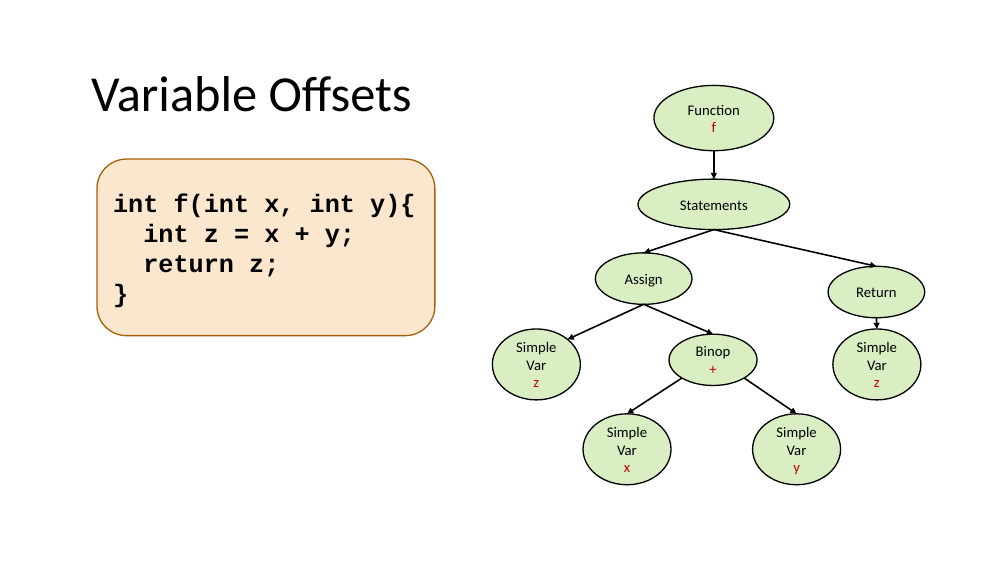
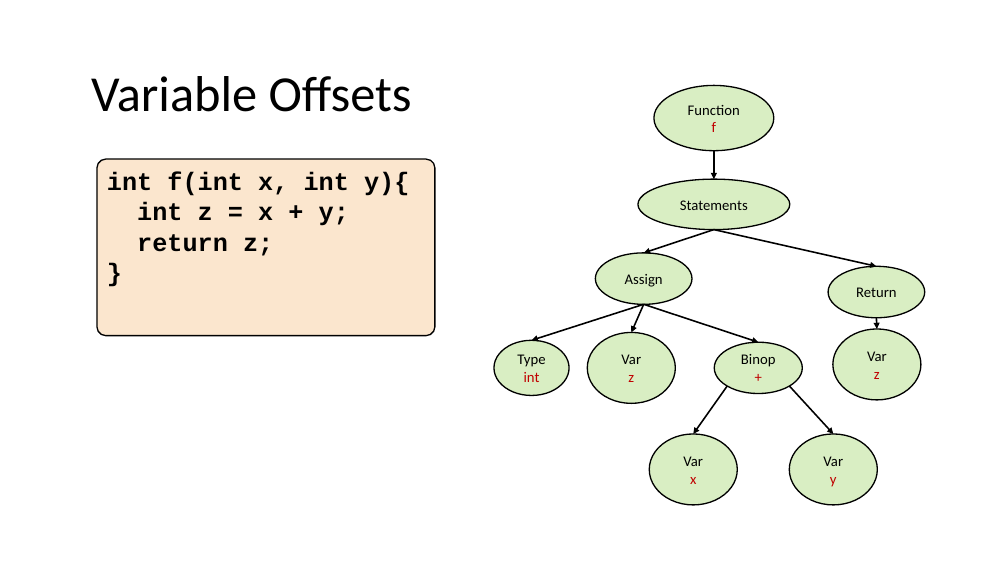
Before and after one commit to nivshani/compilation, a slide deck: slide 165 of slides/semantic.pptx (slide 158 before the commit). Drawn at 1008x567 pixels with LibreOffice and Linux fonts; fonts in the diff are those of the drawing. Boxes give left, top, right and bottom in pixels: in the first picture for what was removed or moved away, otherwise in the second. Text is boxed around its words. In the diff, an @@ line names an element or a change of style, - is before the commit and + after.

```diff
--- a/slides/semantic.pptx
+++ b/slides/semantic.pptx
@@ rounded rectangle "int f(int x, int y){" at (97, 159, 435, 336): vertical alignment middle to top; outline #A9610D 1.25 pt to #000000 1.25 pt; proportions changed @@
@@ arrow moved from (644, 305) - (568, 340) to (644, 305) - (532, 340) @@
@@ arrow added from (644, 305) to (631, 333), #000000 1.5 pt @@
@@ arrow moved from (644, 305) - (713, 334) to (644, 305) - (758, 343) @@
@@ ellipse added at (494, 340, 569, 395), fill #92D050 at 34% opacity, outline #000000 1.25 pt, 14 pt, text #000000 @@
+Type
+int
@@ text in ellipse at (516, 341, 556, 355): paragraph removed @@
-Simple
@@ ellipse "Var": place and size @@
-ellipse "Var" at (492, 329, 580, 400)
+ellipse "Var" at (588, 333, 675, 404)
@@ ellipse "Binop": place and size @@
-ellipse "Binop" at (669, 334, 757, 386)
+ellipse "Binop" at (715, 343, 802, 394)
@@ text in ellipse at (857, 342, 897, 355): paragraph removed @@
-Simple
@@ arrow moved from (682, 378) - (627, 414) to (727, 386) - (693, 434) @@
@@ arrow moved from (744, 378) - (797, 414) to (789, 386) - (833, 434) @@
@@ text in ellipse at (607, 427, 647, 440): paragraph removed @@
-Simple
@@ ellipse "Var": place and size @@
-ellipse "Var" at (583, 414, 671, 485)
+ellipse "Var" at (650, 434, 737, 505)
@@ text in ellipse at (776, 426, 816, 440): paragraph removed @@
-Simple
@@ ellipse "Var": place and size @@
-ellipse "Var" at (753, 414, 841, 485)
+ellipse "Var" at (789, 434, 877, 505)
```
Also in this commit, not shown: 20 other slides changed, 28 slides added, 1 other file.
